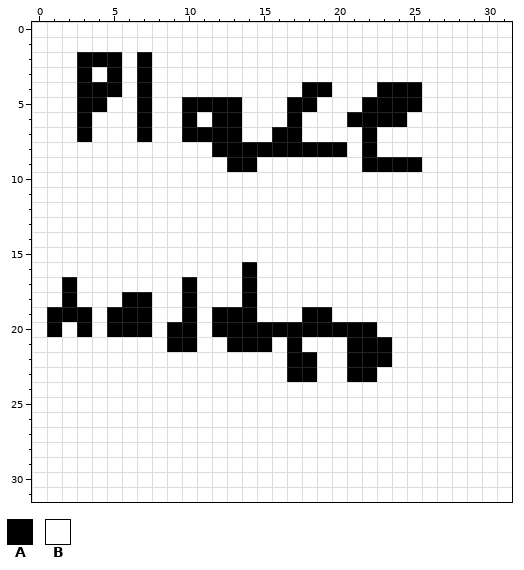
One commit to this pixel-art sprite: gfx/pokemon/back/seakingb.png. This is how it looked before the edit.
The file is 32x32 pixels.
Palette (. is transparent): A #000000  B #ffffff
Pixels before, first column x 0:
 0 BBBBBBBBBBBBBBBBBBBBBBBBBBBBBBBB
 1 BBBBBBBBBBBBBBBBBBBBBBBBBBBBBBBB
 2 BBBAAABABBBBBBBBBBBBBBBBBBBBBBBB
 3 BBBABABABBBBBBBBBBBBBBBBBBBBBBBB
 4 BBBAAABABBBBBBBBBBAABBBAAABBBBBB
 5 BBBAABBABBAAAABBBAABBBAAAABBBBBB
 6 BBBABBBABBABAABBBABBBAAAABBBBBBB
 7 BBBABBBABBAAAABBAABBBBABBBBBBBBB
 8 BBBBBBBBBBBBAAAAAAAAABABBBBBBBBB
 9 BBBBBBBBBBBBBAABBBBBBBAAAABBBBBB
10 BBBBBBBBBBBBBBBBBBBBBBBBBBBBBBBB
11 BBBBBBBBBBBBBBBBBBBBBBBBBBBBBBBB
12 BBBBBBBBBBBBBBBBBBBBBBBBBBBBBBBB
13 BBBBBBBBBBBBBBBBBBBBBBBBBBBBBBBB
14 BBBBBBBBBBBBBBBBBBBBBBBBBBBBBBBB
15 BBBBBBBBBBBBBBBBBBBBBBBBBBBBBBBB
16 BBBBBBBBBBBBBBABBBBBBBBBBBBBBBBB
17 BBABBBBBBBABBBABBBBBBBBBBBBBBBBB
18 BBABBBAABBABBBABBBBBBBBBBBBBBBBB
19 BAAABAAABBABAAABBBAABBBBBBBBBBBB
20 BABABAAABAABAAAAAAAAAAABBBBBBBBB
21 BBBBBBBBBAABBAAABABBBAAABBBBBBBB
22 BBBBBBBBBBBBBBBBBAABBAAABBBBBBBB
23 BBBBBBBBBBBBBBBBBAABBAABBBBBBBBB
24 BBBBBBBBBBBBBBBBBBBBBBBBBBBBBBBB
25 BBBBBBBBBBBBBBBBBBBBBBBBBBBBBBBB
26 BBBBBBBBBBBBBBBBBBBBBBBBBBBBBBBB
27 BBBBBBBBBBBBBBBBBBBBBBBBBBBBBBBB
28 BBBBBBBBBBBBBBBBBBBBBBBBBBBBBBBB
29 BBBBBBBBBBBBBBBBBBBBBBBBBBBBBBBB
30 BBBBBBBBBBBBBBBBBBBBBBBBBBBBBBBB
31 BBBBBBBBBBBBBBBBBBBBBBBBBBBBBBBB
After the commit:
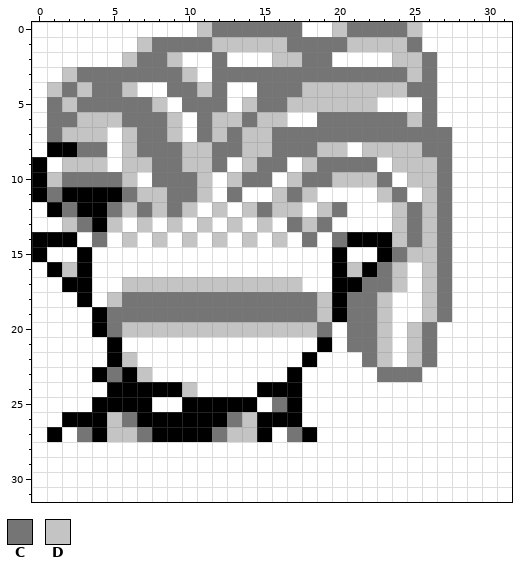
Colours new in this view: C #757575  D #c4c4c4
The edit:
y 0: x 11..17 BBBBBBB -> DCCCCCC; x 20..25 BBBBBB -> DCCCCD
y 1: x 7..25 BBBBBBBBBBBBBBBBBBB -> DCCCCDDDDDCCCCDDDDC
y 2: x 3..9 AAABABB -> BBBDCCD; x 12 B -> C; x 16..19 BBBB -> DDCC; x 24..26 BBB -> DDC
y 3: x 2..10 BABABABBB -> DCCCCCCCD; x 12..26 BBBBBBBBBBBBBBB -> CCCCCCCCCCCCCDC
y 4: x 1..7 BBAAABA -> DCDCCDB; x 9..12 BBBB -> CCDC; x 15..26 BBBAABBBAAAB -> CCCDDDDDDDCC
y 5: x 1..8 BBAABBAB -> CDCCCCCD; x 10..26 AAAABBBAABBBAAAAB -> CCCBDCCDDDDDDBBBC
y 6: x 1..17 BBABBBABBABAABBBA -> CCDDDCCCDBCDDCDDB; x 19..26 BBAAAABB -> CCCCCCDC
y 7: x 1..4 BBAB -> CDDD; x 6..27 BABBAAAABBAABBBBABBBBB -> DCCDBCDCDDCCCCCCCCCCCC
y 8: x 1..4 BBBB -> AACC; x 6..20 BBBBBBAAAAAAAAA -> DCCCDDCCDDCCCDD; x 22..27 ABBBBB -> DDDDCC
y 9: x 0 B -> A; x 2..4 BBB -> DDD; x 6..16 BBBBBBBAABB -> DDCCDDCBDCC; x 18..27 BBBBAAAABB -> DCCCCBDDDC
y 10: x 0..6 BBBBBBB -> ADCCCCD; x 8..11 BBBB -> CCCD; x 13..15 BBB -> DCC; x 17..23 BBBBBBB -> DCCDDDC; x 25..27 BBB -> DDC
y 11: x 0..11 BBBBBBBBBBBB -> ACAAAACDDCCD; x 13 B -> C; x 16..18 BBB -> DCD; x 23..24 BB -> DC; x 26..27 BB -> DC
y 12: x 1..10 BBBBBBBBBB -> ACAACDCDCD; x 12 B -> D; x 14..17 BBBB -> DCDD; x 19..20 BB -> DC; x 24..27 BBBB -> DCDC
y 13: x 2..5 BBBB -> DCAD; x 7 B -> D; x 9 B -> D; x 11 B -> D; x 13 B -> D; x 15 B -> D; x 17..19 BBB -> CDC; x 24..27 BBBB -> DCDC
y 14: x 0..2 BBB -> AAA; x 4 B -> C; x 6 B -> D; x 8 B -> D; x 10 B -> D; x 12 B -> D; x 14 B -> D; x 16 B -> D; x 18 B -> C; x 20..27 BBBBBBBB -> CAAADCDC
y 15: x 0 B -> A; x 3 B -> A; x 20 B -> A; x 23..27 BBBBB -> ACDDC
y 16: x 1..3 BBB -> ADA; x 14 A -> B; x 20..24 BBBBB -> ADACD; x 26..27 BB -> DC
y 17: x 3 B -> A; x 6..17 BBBBABBBABBB -> DDDDDDDDDDDD; x 20..24 BBBBB -> AACCD; x 26..27 BB -> DC
y 18: x 2..3 AB -> BA; x 5..23 BAABBABBBABBBBBBBBB -> DCCCCCCCCCCCCCDACCD; x 26..27 BB -> DC
y 19: x 1..23 AAABAAABBABAAABBBAABBBB -> BBBACCCCCCCCCCCCCCDACCD; x 26..27 BB -> DC
y 20: x 1 A -> B; x 3..23 ABAAABAABAAAAAAAAAAAB -> BACDDDDDDDDDDDDDCBCCD; x 25..26 BB -> DC
y 21: x 5 B -> A; x 9..10 AA -> BB; x 13..15 AAA -> BBB; x 17 A -> B; x 19 B -> A; x 21..23 AAA -> CCD; x 25..26 BB -> DC
y 22: x 5..6 BB -> AD; x 17 A -> B; x 21..23 AAA -> BCD; x 25..26 BB -> DC
y 23: x 4..7 BBBB -> ACAD; x 18 A -> B; x 21..25 AABBB -> BBCCC
y 24: x 5..10 BBBBBB -> AAAAAD; x 15..17 BBB -> AAA
y 25: x 4..7 BBBB -> AAAA; x 10..14 BBBBB -> AAAAA; x 16..17 BB -> CA
y 26: x 2..17 BBBBBBBBBBBBBBBB -> AAADCAAAAAACDAAA
y 27: x 1 B -> A; x 3..15 BBBBBBBBBBBBB -> CADDCAAAACDDA; x 17..18 BB -> CA
